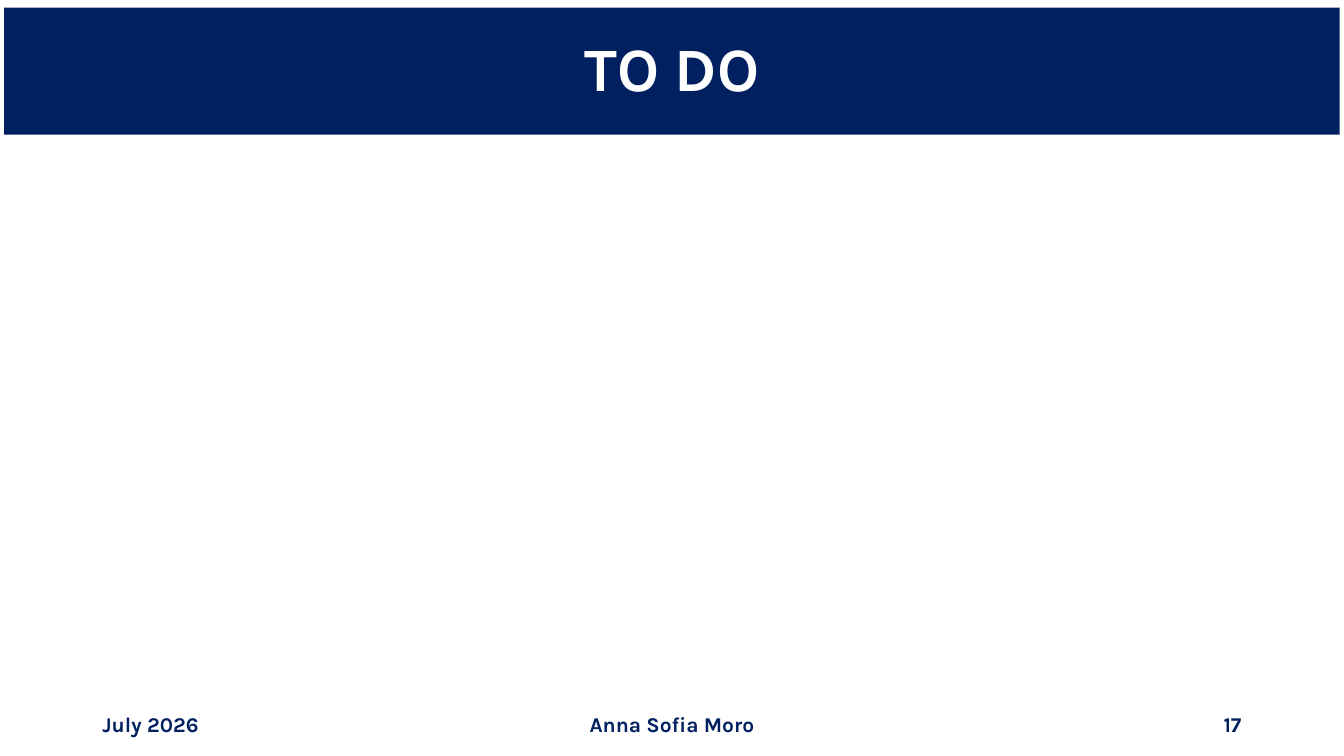
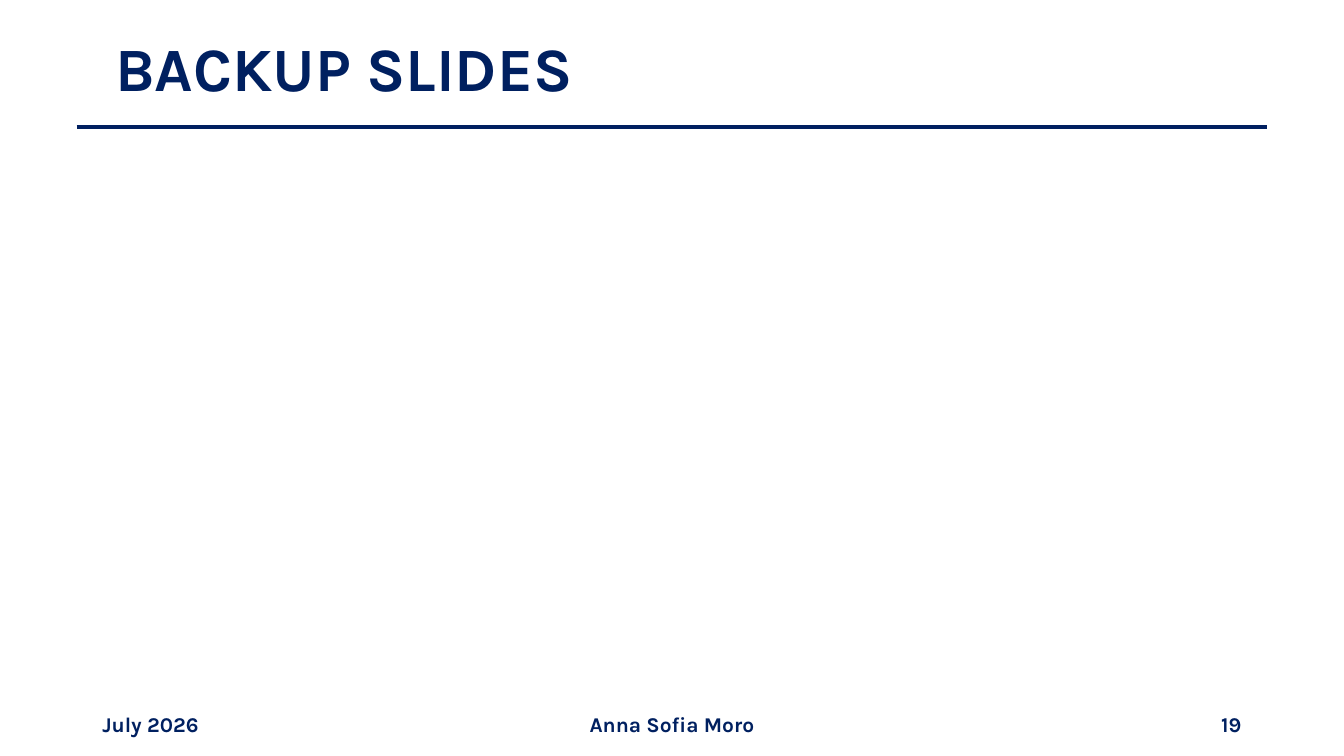
Before and after one commit to annaasofia/tesi, a slide deck: slide 19 of slides/week4.pptx (slide 17 before the commit). Drawn at 1344x756 pixels with LibreOffice and Linux fonts; fonts in the diff are those of the drawing; grey boxes stand for pictures. Boxes give left, top, right and bottom in pixels: in the first picture for what was removed or moved away, otherwise in the second. Text is boxed around its words. In the diff, an @@ line names an element or a change of style, - is before the commit and + after.

```diff
--- a/slides/week4.pptx
+++ b/slides/week4.pptx
@@ title "BACKUP SLIDES": place and size @@
-title "BACKUP SLIDES" at (4, 8, 1340, 135)
+title "BACKUP SLIDES" at (115, 50, 573, 92)
@@ title "BACKUP SLIDES" at (115, 50, 573, 92): fill #002060 to none @@
@@ title at (115, 50, 573, 92): text changed; text colour #FFFFFF to #002060 @@
-TO DO
+BACKUP SLIDES
@@ line added from (77, 127) to (1267, 127), #002060 3 pt @@
@@ page number at (1221, 718, 1241, 733): text changed @@
-17
+19
```
Also in this commit, not shown: 18 other slides changed, 6 slides added, 6 slides removed, 2 other files.
